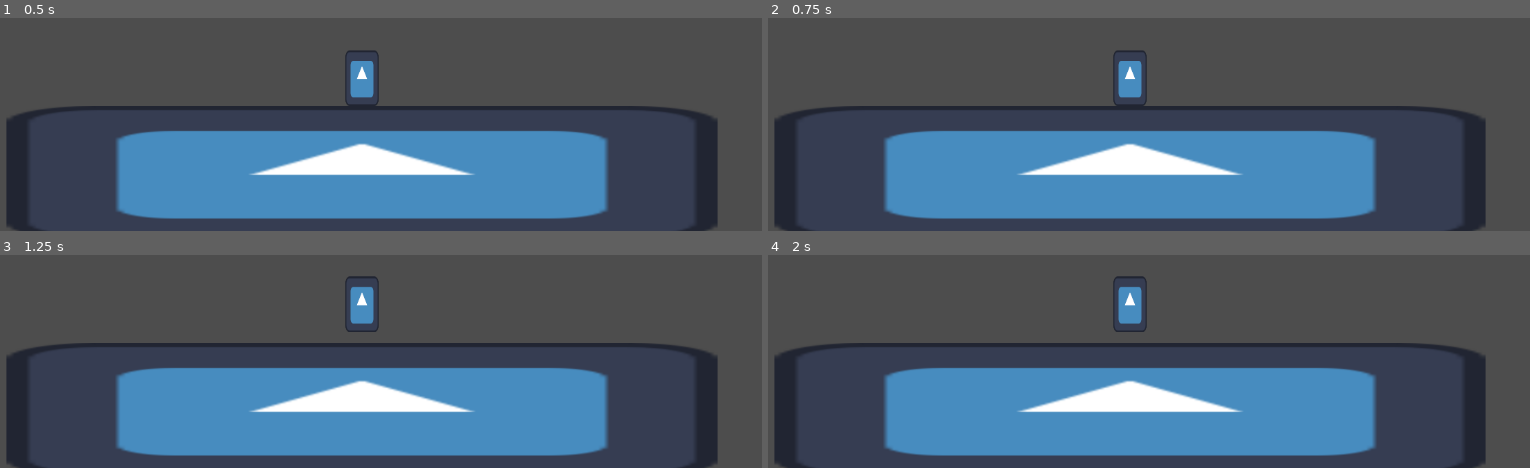
Above: before the commit, frames 1-4 (two rows, left to right).
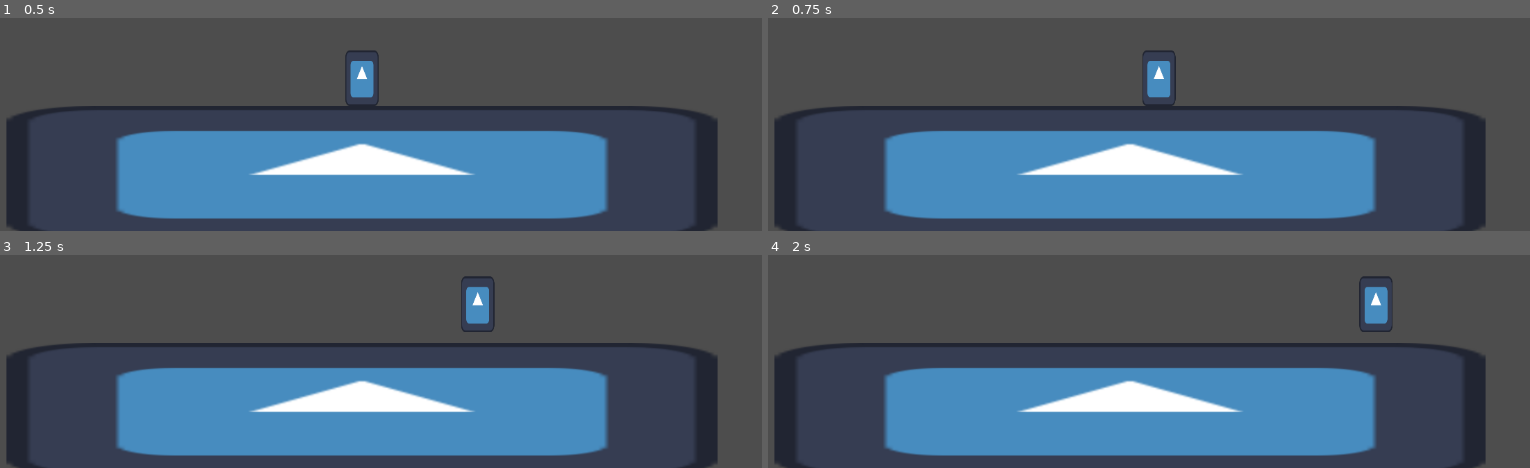
Above: after the commit, the same moments.

Repository: Shuflduf/Goose-Fight-Real
Game: Godot game, scene res://world.tscn
The game is run twice, just before and just after one commit, with the same random seed, the same clock (stepped at 60 frames per second) and the same inputs. The engine's default icon, where the game draws it, is replaced by a stand-in: a white triangle on a blue panel in a dark square.
Inputs:
- Up to frame 1 (0.5 s): no input
- Up to frame 2 (0.75 s): tap Enter at 0.5 s; hold Right (right) from 0.53 s (still down)
- Up to frame 3 (1.25 s): keep holding Right (right); tap Z (jump) at 0.77 s
- Up to frame 4 (2 s): keep holding Right (right); tap Z (jump) at 1.52 s

Frame 1 is identical in both runs. In frame 2, 1.4% of the frame differs, in the area x 45-54%, y 15-42%; in frame 3, 1.5%; in frame 4, 1.5%, in the area x 45-82%, y 9-37%.
Error before the commit: Parse Error: Identifier "DebugDraw2D" not declared in the current scope. (res://horizontal_movement.gd:36)

Commit message:
implement horiz movement, with run

Diff:
--- a/Player/vertical_movement.gd
+++ b/Player/vertical_movement.gd
@@ -3,7 +3,7 @@
 const MAX_FALL: float = 1450.0
 const JUMP_FORCE: float = -750.0
 const HOP_FORCE: float = -400.0
-const HOP_WINDOW: float = 0.12
+const HOP_WINDOW: float = 0.1
 const MAX_COYOTE_TIME: float = 0.1
 const GRAVITY_MULT: float = 2.0
 
--- a/horizontal_movement.gd
+++ b/horizontal_movement.gd
@@ -15,16 +15,13 @@
     if current_dir == 0:
         if last_run_dir != 0:
             run_timer += delta
-
     else:
-        if last_run_dir != current_dir:
+        if current_dir != last_run_dir:
             running = false
-        if last_run_dir == 0 or current_dir != last_run_dir:
             last_run_dir = current_dir
             run_timer = 0.0
-        else:
-            if run_timer != 0.0:
-                running = true
+        elif run_timer > 0.0:
+            running = true
             run_timer = 0.0
 
     if run_timer > RUN_WINDOW:
@@ -32,5 +29,7 @@
         last_run_dir = 0
         running = false
 
-    p.velocity.x = lerp(p.velocity.x, input_dir * 200.0, delta * 30.0)
-    DebugDraw2D.set_text("temp", [last_run_dir, running, run_timer])
+    if running and input_dir:
+        p.velocity.x = input_dir * RUN_SPEED
+    else:
+        p.velocity.x = lerp(p.velocity.x, input_dir * WALK_SPEED, delta * 30.0)
